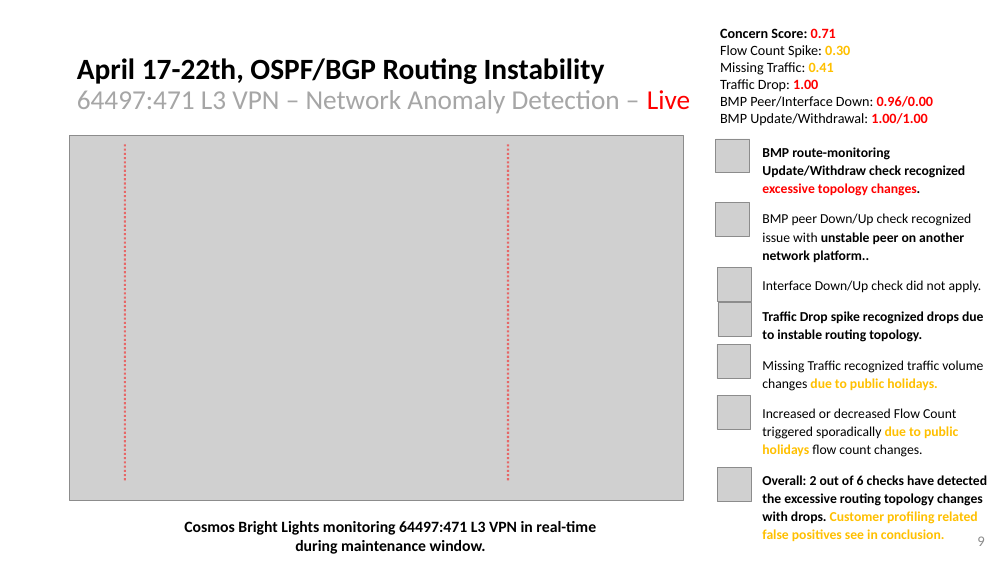
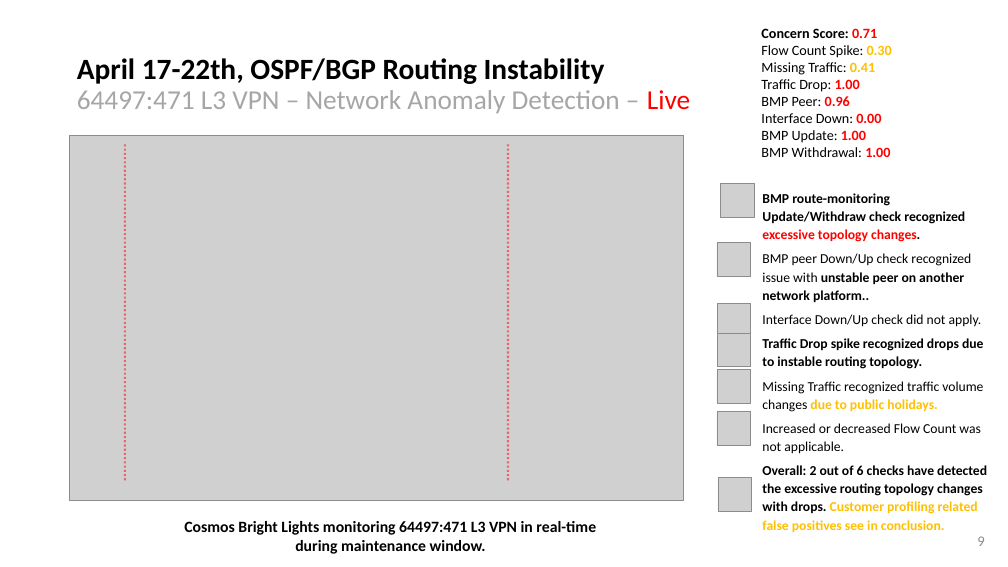
Before and after one commit to network-analytics/ietf-network-analytics-document-status, a slide deck: slide 9 of 123/NMOP/draft-ietf-nmop-network-anomaly-architecture-semantics-lifecycle.pptx. Drawn at 1008x567 pixels with LibreOffice and Linux fonts; fonts in the diff are those of the drawing; grey boxes stand for pictures. Boxes give left, top, right and bottom in pixels: in the first picture for what was removed or moved away, otherwise in the second. Text is boxed around its words. In the diff, an @@ line names an element or a change of style, - is before the commit and + after.

```diff
--- a/123/NMOP/draft-ietf-nmop-network-anomaly-architecture-semantics-lifecycle.pptx
+++ b/123/NMOP/draft-ietf-nmop-network-anomaly-architecture-semantics-lifecycle.pptx
@@ text "Concern Score: 0.71": place and size @@
-text "Concern Score: 0.71" at [720, 28, 934, 126]
+text "Concern Score: 0.71" at [761, 28, 892, 157]
@@ text at [761, 96, 890, 157]: text changed @@
-BMP Peer/Interface Down: 0.96/0.00
-BMP Update/Withdrawal: 1.00/1.00
+BMP Peer: 0.96
+Interface Down: 0.00
+BMP Update: 1.00
+BMP Withdrawal: 1.00
@@ picture: place and size @@
-picture at [716, 139, 750, 173]
+picture at [721, 184, 755, 218]
@@ text at [762, 193, 987, 532]: less space between paragraphs @@
@@ text "BMP route-monitoring Update/Withdraw check recognized ...": place and size @@
-text "BMP route-monitoring Update/Withdraw check recognized ..." at [762, 147, 987, 541]
+text "BMP route-monitoring Update/Withdraw check recognized ..." at [762, 193, 987, 532]
@@ picture: place and size @@
-picture at [715, 203, 749, 237]
+picture at [717, 243, 751, 277]
@@ picture: place and size @@
-picture at [718, 268, 752, 302]
+picture at [717, 303, 751, 337]
@@ picture: place and size @@
-picture at [718, 303, 752, 337]
+picture at [717, 333, 751, 368]
@@ picture: place and size @@
-picture at [717, 345, 751, 379]
+picture at [717, 370, 751, 404]
@@ picture: place and size @@
-picture at [717, 395, 751, 430]
+picture at [717, 411, 751, 445]
@@ text at [762, 423, 980, 454]: text changed @@
-Increased or decreased Flow Count triggered sporadically due to public holidays flow count changes.
+Increased or decreased Flow Count was not applicable.
@@ picture: place and size @@
-picture at [718, 468, 752, 502]
+picture at [718, 478, 752, 512]
```
Also in this commit, not shown: 3 other slides changed, 1 other file.
